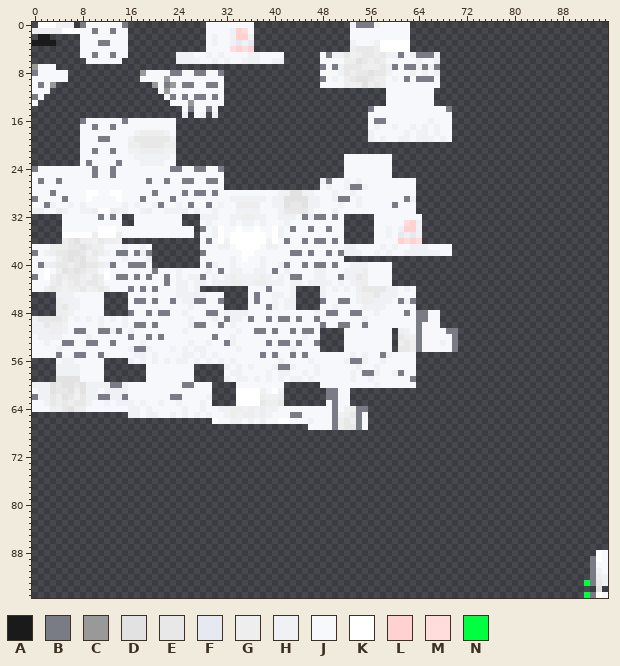
Edited in one commit: sprite sheet (src/main/resources/assets/changed_addon/textures/entities/latex_white_snow_leopard_male/latex_white_snow_leopard_male.png). This is how it looked before the edit.
The file is 96x96 pixels. Colours within 5 levels of each other are drawn and written as one.
Palette (. is transparent): A #1a1a1b  B #797c85  C #999999  D #e2e2e2  E #e8e8e8  F #e6e9f1  G #eeeeee  H #f0f1f5  J #f7f8fc  K #ffffff  L #ffd1d1  M #ffdddd  N #01ff41
Pixels before (only the part around the change), first column x 0:
 0 .KKKHHH.BJJJJJJB.............JJJJJJJJ................HBBBHJJJJ
 1 GGGGGKKKJJBJJBJJ.............JJJJHLMJ................JJJJJJJJJ
 2 .AA.....JJJJJJJJ.............JHJJHLLH................JJJJJJJJJ
 3 AAAA....JJJBBJJJ.............JHJJHFHF................HJJJHKKKK
 4 ........JJJJJJJJ.............JJJJMLML................GEEEGKKKK
 5 ........JJBJJBJJ........HHHJJHJHJJJJHHJJJJ......JBHHEHGEEGEHHB
 6 .........JJJJJJ.........HHHHJJHJHJJHHHJJHH......JJJJGGDEGEGJJJ
 7 CJJJ............................................BJBHEEEGGGEHBJ
 8 BJJJJJ............CJJJJBBJJBBJJB................JJJHEGEEDEEHJJ
 9 JJJJJJ............JJJJCJJJJJJJJJ................BJHJGEDDEGGJHJ
10 JBJC................CJBCJBBJJBBJ................JJJJGHGDGEGJJJ
11 JJJ..................JCJJJJJJJJJ...........................JJJ
12 BJ....................JBJBJBBJBJ...........................JJJ
13 J......................JJJCJJJJJ...........................JJJ
14 .........................JBJJBJ.........................BJJJJJ
15 .........................H.JH.H.........................JJJJJJ
16 ........BJJJJJJBJJJJJJJJ................................JBBJJJ
17 ........JJBJJBJJJJJJJJJJ................................JHJJHJ
18 ........JJJJJJJJJHGGGGHJ................................HJJJJJ
19 ........JJJBBJJJHEEEEEEH................................HJHJJH
20 ........JJJJJJJJGGEEEEGG......................................
21 ........JJBJJBJJHHGGGGHH......................................
22 ........JJJJJJJJJHHHHHHJ............................JJJJJJJJ..
23 ........JBJJJJBJJJHHHHJJ............................JJJJJJJJ..
24 BJJJJJJJJJBJJBJJJJJJJJJBBJJBBJJB....................JJJJJJJJ..
25 JJJJJJJJJJBJJBJJJJJJJJJJJJJJJJJJ....................JJJJJJJJ..
26 JBJJBJJJJJJJJJJJJJJBJJBJJBBJJBBJ................HBJJHJHJJJJJJJ
27 JJJJJJJJJJJJJJJJJJJJJJJJJJJJJJJJ................JHJJHBBHJJJJJJ
28 JJJBJJJJJKKJJKKJJJJJBJJJJBJBBJBJJJJJJJJJJHHDDHHJJJHJJHJJJJJJJJ
29 BJJJJBJJJKJJJJKJJJBJJJJBJJJJJJJJJHHHHHHJHHDDDDHHJJHBBJHJJJJJJJ
30 JJBHJJHJHJJJJJJHJHJJHBJJHJBJJBJHJJGGGGJJHHDEEDHHJJJHJJHJJJJJBJ
31 HHJJGHJJHHGKKGHHJJHGJJHHHHJHJJHJJJHHHHJJJHEEEEHJJJHJJJJJJJJJJJ
32 .....JJJJJJBJBJ..JJJJJJJJ...HHHJJHHGGHHJJHHHJBHBBJBJ.....JJJJJ
Once edited:
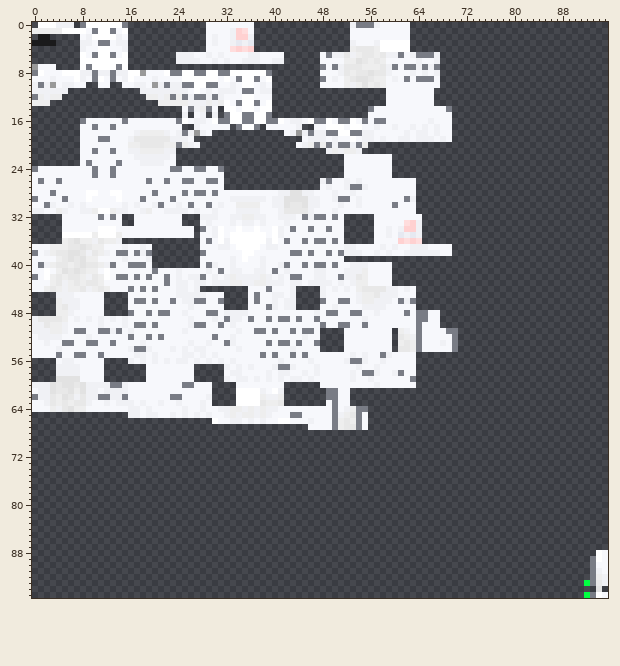
Edits made:
y 0: x 9..14 JJJJJJ -> KKKKKK
y 1: x 8 J -> K; x 11..12 JJ -> KK; x 15 J -> K
y 2: x 9..14 JJJJJJ -> HKKKKH
y 3: x 8..9 JJ -> HH; x 14..15 JJ -> HH
y 4: x 8 J -> H; x 11..12 JJ -> KK; x 15 J -> H
y 5: x 8 J -> K; x 11..12 JJ -> KK; x 15 J -> K
y 6: x 8..15 .JJJJJJ. -> KKKKKKKK
y 7: x 8..15 ........ -> KBKKKKBK
y 8: x 1 J -> K; x 5..17 J............ -> KKKHHBHHBHHKK; x 22 J -> K; x 25..26 JJ -> KK; x 29..30 JJ -> KK; x 32..39 ........ -> BKKKKKKB
y 9: x 3 J -> H; x 6..17 ............ -> JKHJBKJBJHKJ; x 20 J -> H; x 22 C -> J; x 25..30 JJJJJJ -> KKKKKK; x 32..39 ........ -> KJBKKBJK
y 10: x 0 J -> H; x 2 J -> H; x 4..8 ..... -> JHHJJ; x 11..12 .. -> JJ; x 15..19 ..... -> JJHHJ; x 21 J -> H; x 23..24 CJ -> HH; x 27..28 JJ -> KK; x 32..39 ........ -> JHJKKJHJ
y 11: x 0..5 JJJ... -> HHHHHH; x 18..25 ...JCJJJ -> HHHHHHHH; x 27 J -> K; x 29 J -> H; x 31..39 J........ -> HHHJBBJHH
y 12: x 1..4 J... -> GHGG; x 19..22 ...J -> GGHG; x 24 J -> G; x 26 J -> H; x 29 J -> H; x 31..39 J........ -> HJJJKKJJJ
y 13: x 0..2 J.. -> GGG; x 21..39 ..JJJCJJJJJ........ -> GGGGGHHHGHGKJBKKBJK
y 14: x 27..28 JJ -> HG; x 32..39 ........ -> KKJKKJKK
y 15: x 32..39 ........ -> BKKBBKKB
y 16: x 24..55 ................................ -> BKJHHJKBBKKBBKKBBKJHHJKBBKJBBKJB
y 17: x 24 . -> J; x 27..32 ...... -> HJJJJJ; x 34..37 .... -> BKKB; x 39..44 ...... -> JJJJJH; x 47..55 ......... -> JJKKKJKKJ
y 18: x 24..29 ...... -> HBHCHJ; x 42..55 .............. -> JHCHBHHBBKKBBH
y 19: x 24..26 ... -> HHJ; x 45..55 ........... -> JHHHJHJJKJH
y 20: x 24..27 .... -> BGHJ; x 44..55 ............ -> JHGBGBHBBHBG
y 21: x 49..54 ...... -> HGHGGH
Where, in picture pixels (left, top, right, bottom), the same in both pictures:
changed: (32, 22, 368, 154)
